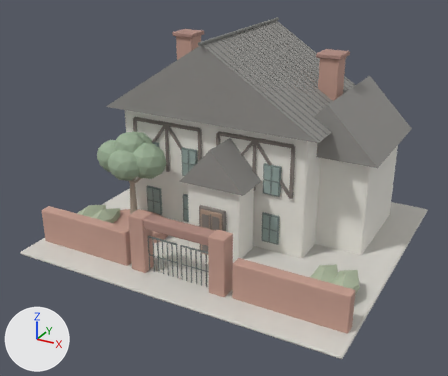
Before and after pictures for a commit that changed the Blender file assets/models/source/requested-pois/hudec-memorial.blend.
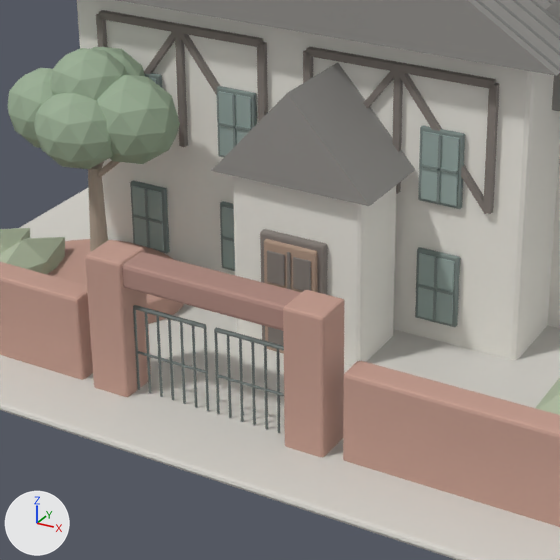
There are two pictures of each version: one whole from a camera (50 mm lens) standing at (14.2, -28.2, 16.2) and looking at (-0.2, -2.0, 3.1), one close up on the part from 21% to 71% of the width and 30% to 90% of the height. Every picture has the same lights, and +X, +Y and +Z are marked at lower left. The first two pictures are the older version.

In view in the first close-up: 'hudec-memorial'.
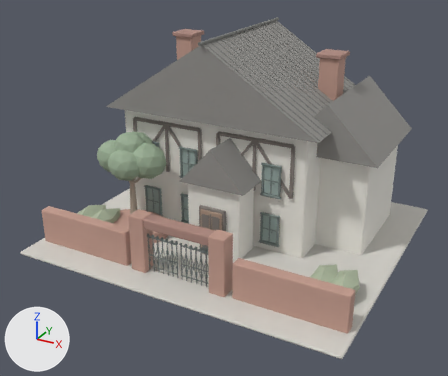
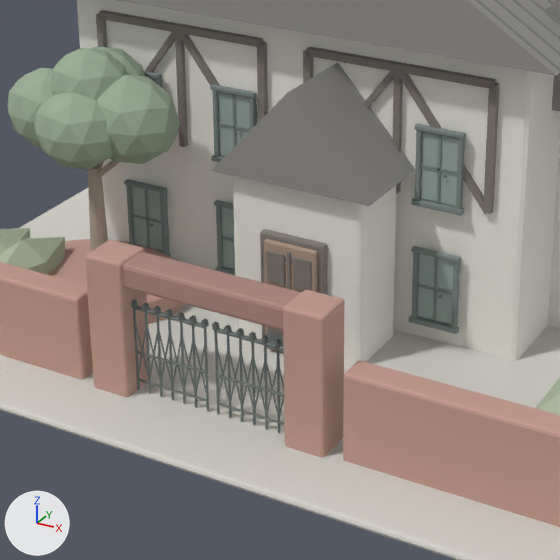
Where the newer file only moved an object's origin or applied its transform, the numbers keep the older frame.

Boxes (x1, y1, x2, y2) around the edits, measured in the close-ups (560 x 560 px):
part 1 of me_cube, added: after (124, 179, 167, 193)
part 2 of me_cube, added: after (126, 185, 135, 245)
part 3 of me_cube, added: after (215, 266, 235, 275)
part 4 of me_cube, added: after (214, 200, 234, 210)
part 5 of me_cube, added: after (216, 206, 223, 268)
part 6 of me_cube, added: after (409, 315, 459, 334)
part 7 of me_cube, added: after (411, 246, 461, 263)
part 8 of me_cube, added: after (412, 252, 419, 318)
part 9 of me_cube, added: after (144, 71, 162, 79)
part 10 of me_cube, added: after (212, 155, 225, 162)
part 11 of me_cube, added: after (210, 84, 256, 98)
part 12 of me_cube, added: after (212, 90, 220, 157)
part 13 of me_cube, added: after (411, 198, 464, 216)
part 14 of me_cube, added: after (414, 124, 466, 139)
part 15 of me_cube, added: after (415, 130, 422, 200)
part 16 of me_cube, built on: before (47, 232, 327, 340); after (47, 132, 447, 352)
part 17 of me_cube, added: after (131, 299, 284, 425)

The change, as a diff of the scene's bpy script:
```diff
--- a/assets/models/source/requested-pois/hudec-memorial.blend.py
+++ b/assets/models/source/requested-pois/hudec-memorial.blend.py
@@ me_cube @@
-me_cube.from_pydata(...)  # 4048 vertices, 3615 faces; spans x -8.8..8.8, y -7.8..7.8, z -0.1..10.7
+me_cube.from_pydata(...)  # 8772 vertices, 8027 faces; spans x -8.8..8.8, y -7.8..7.8, z -0.1..10.7
+# me_cube part 1: the loose piece of 56 vertices spanning x -5.1..-4.1, y -1.4..-1.3, z 0.6..2.2 is copied, and the copy is scaled about its middle by (1.16, 1.18, 0.0489), then moved by (0.0, -0.1, 0.8); it spans x -5.1..-4.1, y -1.6..-1.4, z 2.1..2.2
+# me_cube part 2: the loose piece of 56 vertices spanning x -5.1..-4.1, y -1.4..-1.3, z 0.6..2.2 is copied, and the copy is scaled about its middle by (0.0874, 0.72, 0.954), then moved by (-0.5, -0.1, 0.0); it spans x -5.1..-5.0, y -1.5..-1.4, z 0.6..2.1
+# me_cube part 3: the loose piece of 56 vertices spanning x -2.7..-1.7, y -1.4..-1.3, z 0.6..2.2 is copied, and the copy is scaled about its middle by (1.2, 1.31, 0.0579), then moved by (0.0, -0.1, -0.8); it spans x -2.8..-1.6, y -1.6..-1.4, z 0.5..0.6
+# me_cube part 4: the loose piece of 56 vertices spanning x -2.7..-1.7, y -1.4..-1.3, z 0.6..2.2 is copied, and the copy is scaled about its middle by (1.16, 1.18, 0.0489), then moved by (0.0, -0.1, 0.8); it spans x -2.7..-1.7, y -1.6..-1.4, z 2.1..2.2
+# me_cube part 5: the loose piece of 56 vertices spanning x -2.7..-1.7, y -1.4..-1.3, z 0.6..2.2 is copied, and the copy is scaled about its middle by (0.0874, 0.72, 0.954), then moved by (-0.5, -0.1, 0.0); it spans x -2.7..-2.6, y -1.5..-1.4, z 0.6..2.1
+# me_cube part 6: the loose piece of 56 vertices spanning x 2.1..3.1, y -1.4..-1.3, z 0.6..2.2 is copied, and the copy is scaled about its middle by (1.2, 1.31, 0.0579), then moved by (0.0, -0.1, -0.8); it spans x 2.0..3.2, y -1.6..-1.4, z 0.5..0.6
+# me_cube part 7: the loose piece of 56 vertices spanning x 2.1..3.1, y -1.4..-1.3, z 0.6..2.2 is copied, and the copy is scaled about its middle by (1.16, 1.18, 0.0489), then moved by (0.0, -0.1, 0.8); it spans x 2.1..3.1, y -1.6..-1.4, z 2.1..2.2
+# me_cube part 8: the loose piece of 56 vertices spanning x 2.1..3.1, y -1.4..-1.3, z 0.6..2.2 is copied, and the copy is scaled about its middle by (0.0874, 0.72, 0.954), then moved by (-0.5, -0.1, 0.0); it spans x 2.1..2.2, y -1.5..-1.4, z 0.6..2.1
+# me_cube part 9: the loose piece of 56 vertices spanning x -5.1..-4.1, y -1.4..-1.3, z 3.3..4.9 is copied, and the copy is scaled about its middle by (1.16, 1.18, 0.0489), then moved by (0.0, -0.1, 0.8); it spans x -5.1..-4.1, y -1.6..-1.4, z 4.8..4.9
+# me_cube part 10: the loose piece of 56 vertices spanning x -2.7..-1.7, y -1.4..-1.3, z 3.3..4.9 is copied, and the copy is scaled about its middle by (1.2, 1.31, 0.0579), then moved by (0.0, -0.1, -0.8); it spans x -2.8..-1.6, y -1.6..-1.4, z 3.2..3.3
+# me_cube part 11: the loose piece of 56 vertices spanning x -2.7..-1.7, y -1.4..-1.3, z 3.3..4.9 is copied, and the copy is scaled about its middle by (1.16, 1.18, 0.0489), then moved by (0.0, -0.1, 0.8); it spans x -2.7..-1.7, y -1.6..-1.4, z 4.8..4.9
+# me_cube part 12: the loose piece of 56 vertices spanning x -2.7..-1.7, y -1.4..-1.3, z 3.3..4.9 is copied, and the copy is scaled about its middle by (0.0874, 0.72, 0.954), then moved by (-0.5, -0.1, 0.0); it spans x -2.7..-2.6, y -1.5..-1.4, z 3.3..4.8
+# me_cube part 13: the loose piece of 56 vertices spanning x 2.1..3.1, y -1.4..-1.3, z 3.3..4.9 is copied, and the copy is scaled about its middle by (1.2, 1.31, 0.0579), then moved by (0.0, -0.1, -0.8); it spans x 2.0..3.2, y -1.6..-1.4, z 3.2..3.3
+# me_cube part 14: the loose piece of 56 vertices spanning x 2.1..3.1, y -1.4..-1.3, z 3.3..4.9 is copied, and the copy is scaled about its middle by (1.16, 1.18, 0.0489), then moved by (0.0, -0.1, 0.8); it spans x 2.1..3.1, y -1.6..-1.4, z 4.8..4.9
+# me_cube part 15: the loose piece of 56 vertices spanning x 2.1..3.1, y -1.4..-1.3, z 3.3..4.9 is copied, and the copy is scaled about its middle by (0.0874, 0.72, 0.954), then moved by (-0.5, -0.1, 0.0); it spans x 2.1..2.2, y -1.5..-1.4, z 3.3..4.8
+# me_cube part 16: 5 vertices moved within x -5.2..-4.2, y -1.5..-1.4, z 0.5..0.6; 4 vertices removed from x -0.5..0.9, y -3.2, z 0.0..2.7; 2332 vertices added at x -5.2..2.8, y -3.6..-1.4, z -0.1..4.0
+# me_cube part 17: 688 vertices added at x -1.8..1.8, y -6.1..-5.9, z 0.3..2.1
+# other edits to the shape of me_cube do not show in these pictures
 me_cube.materials.append(mat_邬达克庭院石)
```
